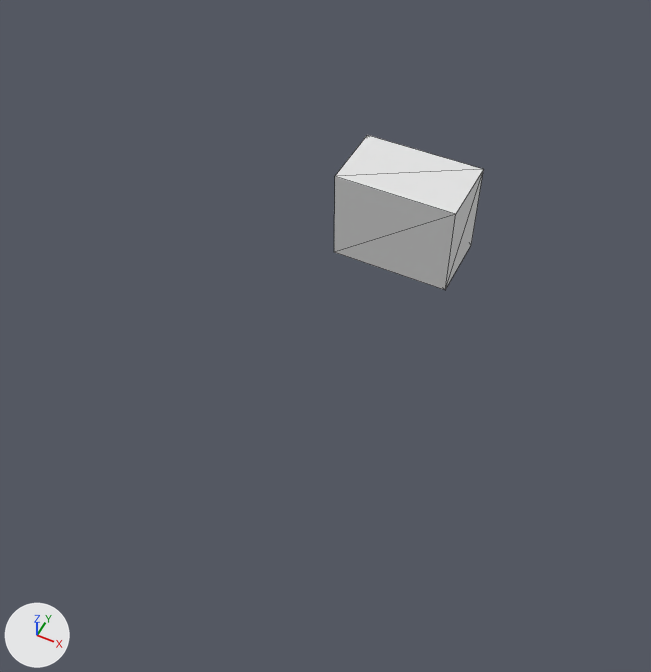
Before and after pictures for a commit that changed the OBJ model models/areas/thymetemple/stone_1_-2.obj.
Both versions are drawn from a camera (50 mm lens) standing at (29.75, 8.44, 20.8) and looking at (22.06, 23.83, 1.57). Lighting does not change. The marker at lower left points along +X, +Y and +Z. The older version comes first. Mesh edges are drawn as thin lines. Where no turn or scale is listed for an object, it has been applied to the vertices. Vertices at exactly the same position are counted once.

Names of what the first picture shows: 'stone_1_-2'.
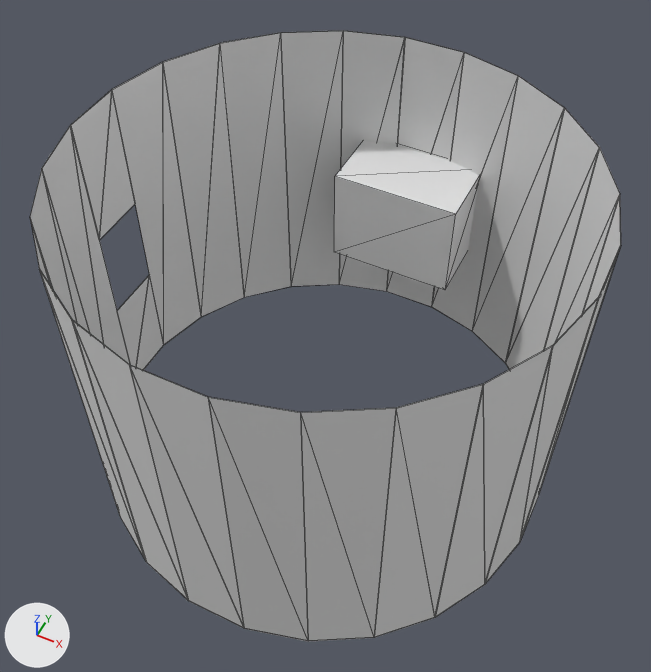
Diff of the bpy script that builds the scene:
```diff
--- a/models/areas/thymetemple/stone_1_-2.obj.py
+++ b/models/areas/thymetemple/stone_1_-2.obj.py
@@ me_stone_1__2 @@
 # used by ob_stone_1__2; location = (0.0, 0.0, 0.0)
-me_stone_1__2.from_pydata(...)  # 8 vertices, 12 faces; spans x 20.0..24.0, y 28.6..31.0, z 0.0..3.2
+me_stone_1__2.from_pydata(...)  # 160 vertices, 112 faces; spans x 15.05..28.95, y 17.05..31.0, z -3.5..7.0
+# me_stone_1__2 part 1
+# 76 vertices are added at x 15.05..28.95, y 17.05..30.95, z -3.5..7.0
+# 70 new vertices lie (0.0, 0.0, 10.5) away from vertices in x 15.05..28.95, y 17.05..30.95, z -3.5
+# 6 new vertices lie (0.0, 1.82, 0.0) away from vertices in x 15.05..15.06, y 23.09, z -3.5..7.0
+# 100 new faces join them
```

Boxes [x1, y1, x2, y2] around the edits, measured in the pictures (651 x 672 px):
'stone_1_-2', reshaped (295% wider, 292% taller): before [334, 135, 483, 290]; after [30, 30, 621, 641]
part 1 of me_stone_1__2, added: after [30, 30, 621, 641]
